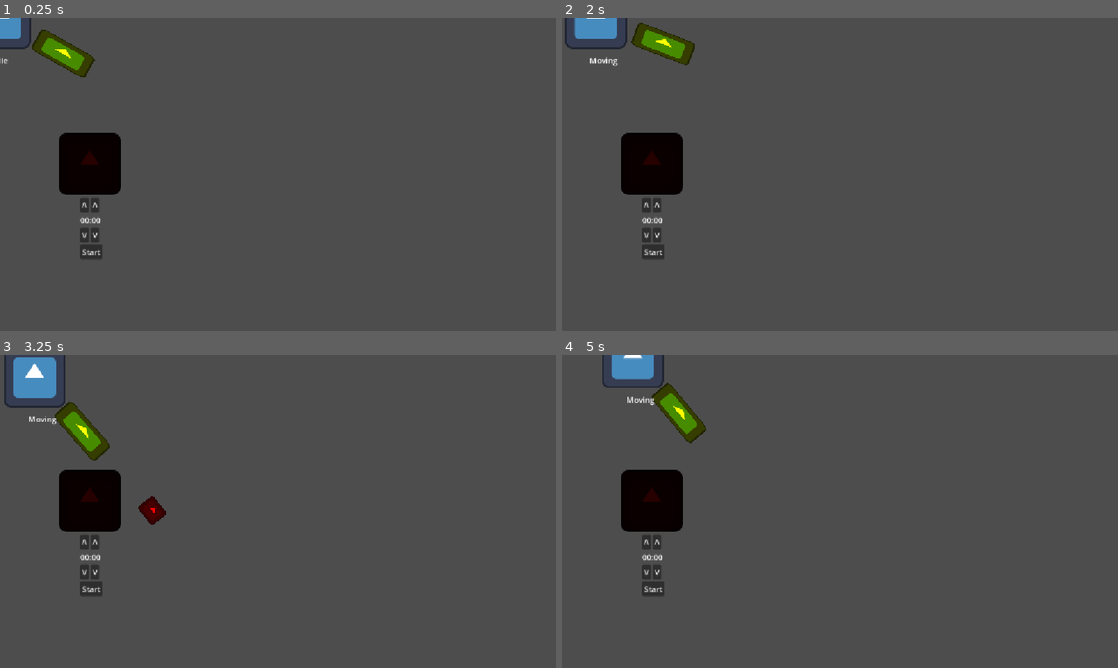
Above: before the commit, frames 1-4 (two rows, left to right).
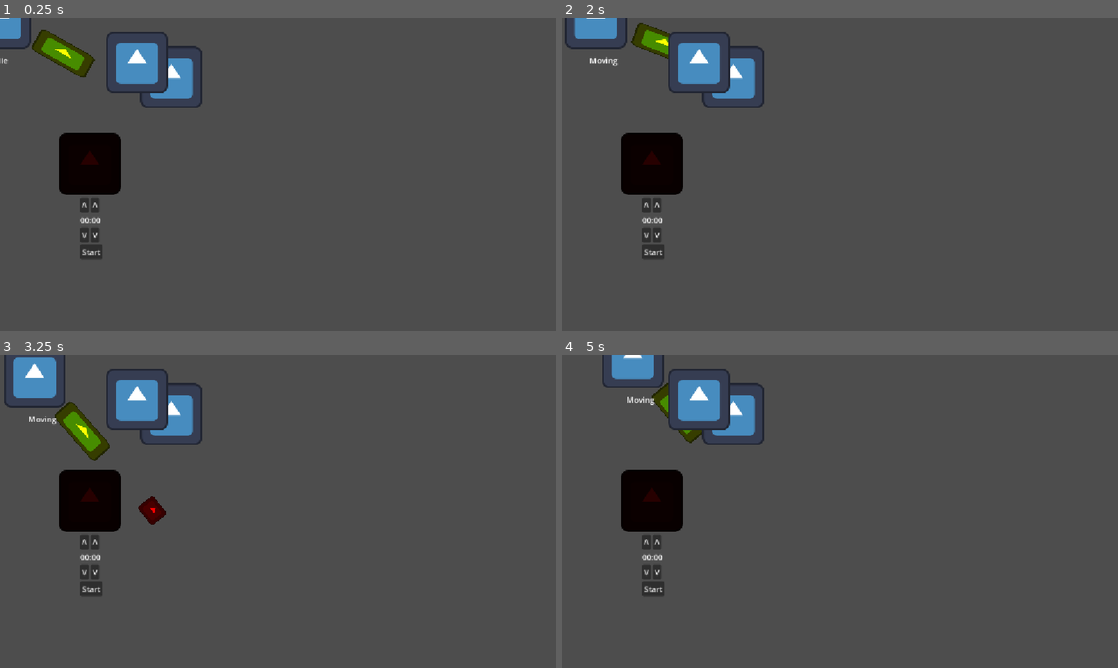
Above: after the commit, the same moments.

Repository: bugybon/chaotic-business-gamejam
Game: Godot game, scene res://scenes/kitchen.tscn
The game is run twice, just before and just after one commit, with the same random seed, the same clock (stepped at 60 frames per second) and the same inputs. The project has no main scene, so this scene is started directly. The engine's default icon, where the game draws it, is replaced by a stand-in: a white triangle on a blue panel in a dark square.
Inputs (mouse positions are in pixels of both pictures, inside the frame that each line leads up to):
- Up to frame 1 (0.25 s): no input
- Up to frame 2 (2 s): click "Start" at 0.5 s; tap Enter at 1.25 s; move the mouse to (962, 158) at 1.27 s; press the mouse at (962, 158) at 1.28 s; hold D (right) from 1.28 s (still down)
- Up to frame 3 (3.25 s): release D (right) at 2 s; release the mouse at (400, 495) at 2 s; click "Start" at 2 s; tap Space at 2.75 s; move the mouse to (166, 527) at 2.77 s; hold S (down) from 2.78 s (still down); right-click (166, 527) at 2.85 s; click (166, 527) at 3.05 s
- Up to frame 4 (5 s): move the mouse to (895, 442) at 3.52 s; release S (down) at 3.53 s; press the mouse at (895, 442) at 3.53 s; hold D (right) 3.53-4.28 s; move the mouse to (812, 574) at 4.27 s; release the mouse at (812, 574) at 4.28 s; hold W (up) from 4.28 s (still down); click (812, 574) at 4.35 s

The runs differ from the first frame. In frame 1, 2.1% of the frame differs, in the area x 19-37%, y 4-29%; in frame 2, 2.2%; in frame 3, 2.1%; in frame 4, 2.4%.

Commit message:
fixing fish to select topmost

Diff:
--- a/objects/fish.tscn
+++ b/objects/fish.tscn
@@ -6,7 +6,7 @@
 [sub_resource type="RectangleShape2D" id="RectangleShape2D_8321d"]
 size = Vector2(130, 129)
 
-[node name="Fish" type="RigidBody2D" unique_id=1804225676]
+[node name="Fish" type="Area2D" unique_id=856256261]
 script = ExtResource("1_mmmkr")
 
 [node name="CollisionShape2D" type="CollisionShape2D" parent="." unique_id=730471820]
@@ -16,13 +16,5 @@
 [node name="Sprite2D" type="Sprite2D" parent="." unique_id=1524620873]
 texture = ExtResource("1_elpeb")
 
-[node name="Area2D" type="Area2D" parent="." unique_id=501746401]
-
-[node name="CollisionShape2D" type="CollisionShape2D" parent="Area2D" unique_id=537653894]
-position = Vector2(-1, 1.5)
-shape = SubResource("RectangleShape2D_8321d")
-
-[connection signal="area_entered" from="Area2D" to="." method="_on_area_2d_area_entered"]
-[connection signal="area_exited" from="Area2D" to="." method="_on_area_2d_area_exited"]
-[connection signal="mouse_entered" from="Area2D" to="." method="_on_mouse_entered"]
-[connection signal="mouse_exited" from="Area2D" to="." method="_on_mouse_exited"]
+[connection signal="mouse_entered" from="." to="." method="_on_mouse_entered"]
+[connection signal="mouse_exited" from="." to="." method="_on_mouse_exited"]
--- a/objects/player.tscn
+++ b/objects/player.tscn
@@ -12,9 +12,11 @@
 radius = 61.0
 height = 122.0
 
+[sub_resource type="CircleShape2D" id="CircleShape2D_8321d"]
+radius = 140.03214
+
 [node name="Player" type="CharacterBody2D" unique_id=1804814031]
 script = ExtResource("1_3rerk")
-speed = null
 weapon_distance = 200.0
 max_health = 20
 
@@ -47,3 +49,11 @@
 offset_top = 76.0
 offset_right = 27.0
 offset_bottom = 99.0
+
+[node name="PickUpArea2D" type="Area2D" parent="." unique_id=1593699852]
+
+[node name="CollisionShape2D" type="CollisionShape2D" parent="PickUpArea2D" unique_id=1797199512]
+shape = SubResource("CircleShape2D_8321d")
+disabled = true
+
+[connection signal="area_entered" from="PickUpArea2D" to="." method="_on_pick_up_area_2d_area_entered"]
--- a/scenes/kitchen.tscn
+++ b/scenes/kitchen.tscn
@@ -2,14 +2,20 @@
 
 [ext_resource type="PackedScene" uid="uid://bbymadwhk5cow" path="res://objects/player.tscn" id="1_2b6py"]
 [ext_resource type="PackedScene" uid="uid://bytdmrn425dky" path="res://objects/grill.tscn" id="1_7ilqw"]
+[ext_resource type="PackedScene" uid="uid://c00lrexnw36os" path="res://objects/fish.tscn" id="2_mrp8g"]
 
 [sub_resource type="WorldBoundaryShape2D" id="WorldBoundaryShape2D_8321d"]
 
 [node name="Kitchen" type="Node2D" unique_id=512525790]
 
 [node name="Player" parent="." unique_id=1804814031 instance=ExtResource("1_2b6py")]
-speed = 100
 weapon_distance = 150.0
+
+[node name="Fish" parent="." unique_id=856256261 instance=ExtResource("2_mrp8g")]
+position = Vector2(355, 123)
+
+[node name="Fish2" parent="." unique_id=596462795 instance=ExtResource("2_mrp8g")]
+position = Vector2(284, 92)
 
 [node name="Grill" parent="." unique_id=914360036 instance=ExtResource("1_7ilqw")]
 position = Vector2(186, 302)
--- a/scripts/fish.gd
+++ b/scripts/fish.gd
@@ -1,23 +1,20 @@
-extends RigidBody2D
-
+extends Area2D
 
 enum Cooked{Raw, Medium, WellDone, Burned}
 
 var draggable:bool = false
 var offset:Vector2
-var station:Area2D = null
+#var station:Area2D = null
 
-func attach() -> void:
-	if station != null and station.is_empty:
+func attach(station) -> void:
+	if station != null:
 		#get_parent().remove_child(self)
 		reparent(station)
-		gravity_scale = 0.0
-		station.is_empty = false
+		#station.is_empty = false
 	else:
 		#get_parent().remove_child(self)
-		get_parent().is_empty = true
+		#get_parent().is_empty = true
 		reparent(get_tree().root)
-		gravity_scale = 1.0
 
 # Called when the node enters the scene tree for the first time.
 func _ready() -> void:
@@ -26,16 +23,17 @@
 
 # Called every frame. 'delta' is the elapsed time since the previous frame.
 func _process(delta: float) -> void:
-	print(station)
 	if draggable:
+		#if Input.is_action_just_pressed("left_click"):
+			#Global.can_pickup = false
+			#offset = get_global_mouse_position() - global_position
+		#if Input.is_action_pressed("left_click"):
+			#global_position = get_global_mouse_position() - offset
+		#if Input.is_action_just_released("left_click"):
+			#Global.can_pickup = true
 		if Input.is_action_just_pressed("left_click"):
-			Global.can_pickup = false
-			offset = get_global_mouse_position() - global_position
-		if Input.is_action_pressed("left_click"):
-			global_position = get_global_mouse_position() - offset
-		if Input.is_action_just_released("left_click"):
-			Global.can_pickup = true
-			attach()
+			#attach()
+			pass
 
 
 func _on_mouse_entered() -> void:
@@ -48,16 +46,16 @@
 	self.modulate = Color(1,1,1)
 	draggable = false
 
-func _on_area_2d_area_entered(area: Area2D) -> void:
-	print("parent" + area.get_parent().get_class())
-	if area.get_parent() is RigidBody2D:
-		pass
-
-	station = area
-	if !Input.is_action_pressed("left_click"):
-		attach()
-	#print(station.name)
+#func _on_area_2d_area_entered(area: Area2D) -> void:
+	#print("parent" + area.get_parent().get_class())
+	#if area.get_parent() is RigidBody2D:
+		#pass
+	#
+	#station = area
+	#if !Input.is_action_pressed("left_click"):
+		#attach()
+	##print(station.name)
 
 
-func _on_area_2d_area_exited(area: Area2D) -> void:
-	station = null
+#func _on_area_2d_area_exited(area: Area2D) -> void:
+	#station = null
--- a/scripts/global.gd
+++ b/scripts/global.gd
@@ -1,3 +1,7 @@
 extends Node
 
 var can_pickup:bool = true
+
+func _ready() -> void:
+	get_tree().root.physics_object_picking_sort = true
+	get_tree().root.physics_object_picking_first_only = true
--- a/scripts/player.gd
+++ b/scripts/player.gd
@@ -6,6 +6,8 @@
 @onready var current_state: Label = $CurrentState
 @onready var weapon_pivot: Marker2D = $WeaponPivot
 @export var weapon_distance:float = 10.0
+var held:Node
+
 signal attack_finished
 
 var direction = "front"
@@ -38,3 +40,7 @@
 	var mouse_direction:Vector2 = weapon_pivot.global_position.direction_to(get_global_mouse_position())
 	weapon.global_position = weapon_pivot.global_position + mouse_direction * weapon_distance
 	weapon.rotation = mouse_direction.angle()
+
+
+func _on_pick_up_area_2d_area_entered(area: Area2D) -> void:
+	area.attach(self)
--- a/scripts/states/player_state_machine.gd
+++ b/scripts/states/player_state_machine.gd
@@ -14,6 +14,8 @@
 	if Input.is_action_just_pressed("attack_ranged"):
 		state.finished.emit("Ranged")
 		pass
+	if Input.is_action_just_pressed("left_click"):
+		pass
 
 	match state.name:
 		"Ranged":
